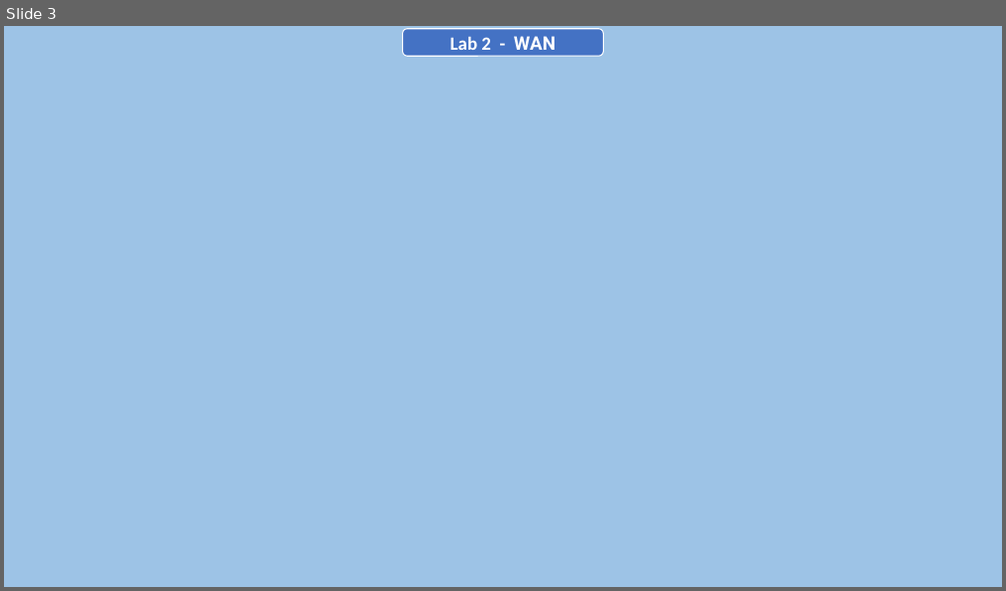
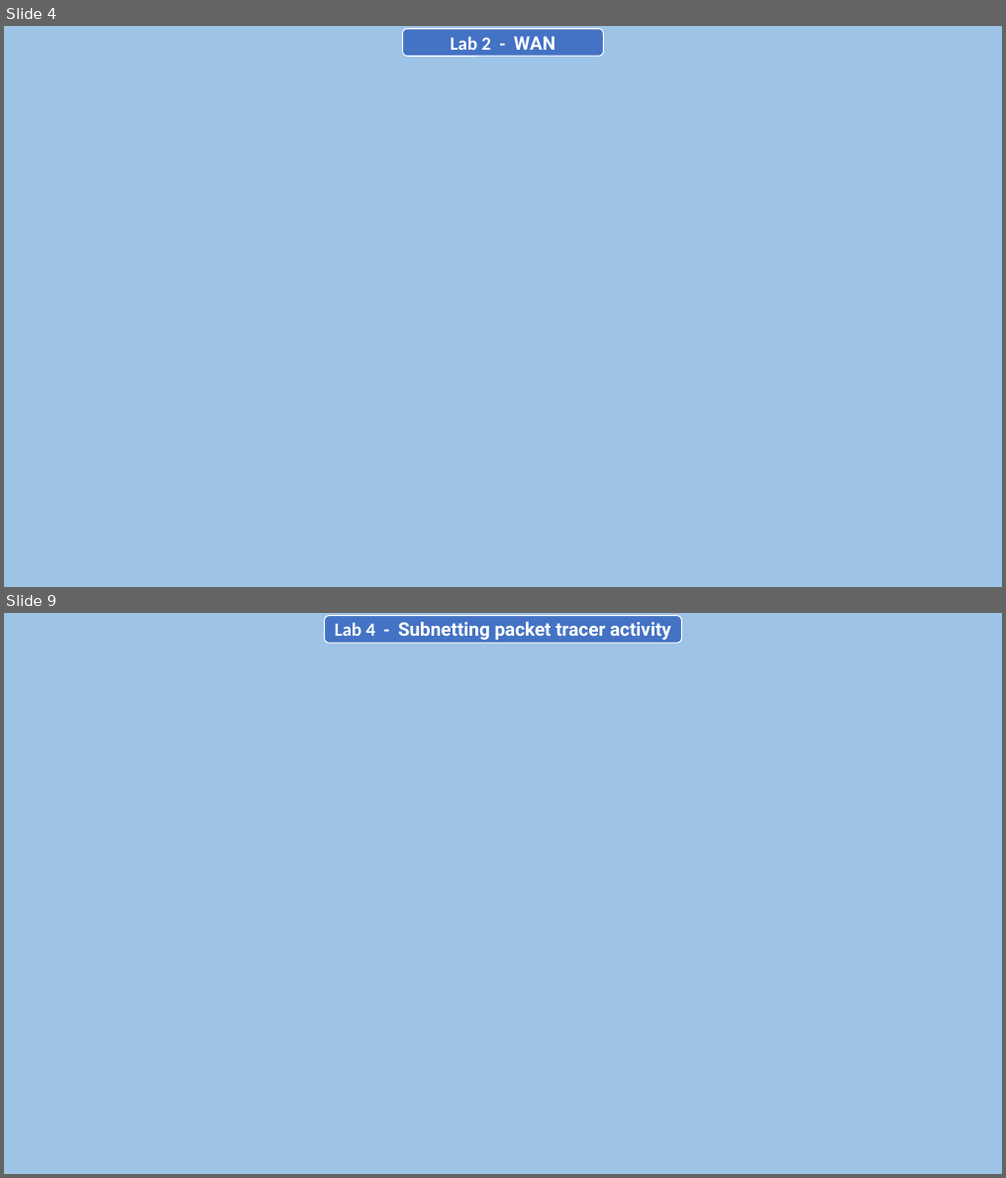
Before and after one commit to AntorPi314/MySave, a slide deck: Lab/Networking Lab/Final Assignment/Networking Lab (Final).pptx. Shown one above the other, each under a label of ours: slide 3 before the commit, slides 4 and 9 after it; the slides between them are not shown. The pictures are 1006x591 and 1006x1178 pixels, drawn with LibreOffice and Linux fonts; fonts in the diff are those of the drawing; background and template pictures are left out. Boxes give left, top, right and bottom in pixels: in the first picture for what was removed or moved away, otherwise in the second. Text is boxed around its words. In the diff, an @@ line names an element or a change of style, - is before the commit and + after.

```diff
--- a/Lab/Networking Lab/Final Assignment/Networking Lab (Final).pptx
+++ b/Lab/Networking Lab/Final Assignment/Networking Lab (Final).pptx
@@ slide 9 added at box(4, 613, 1002, 1174), background picture (left out) @@
@@ rounded rectangle added at box(325, 616, 681, 643), fill #4472C4, outline #FFFFFF 1 pt, 18 pt, text #FFFFFF, bold @@
+Lab 4 - Subnetting packet tracer activity
@@ what was slide 3 is now slide 4 @@
```
Also in this commit, not shown: 2 slides changed, 15 other slides added, 4 other files.
